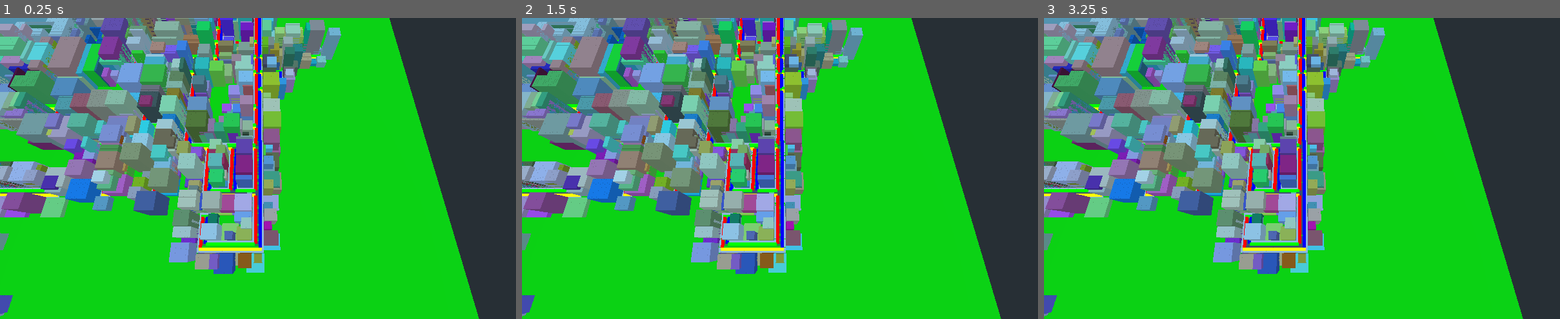
Above: before the commit, frames 1-3 (left to right).
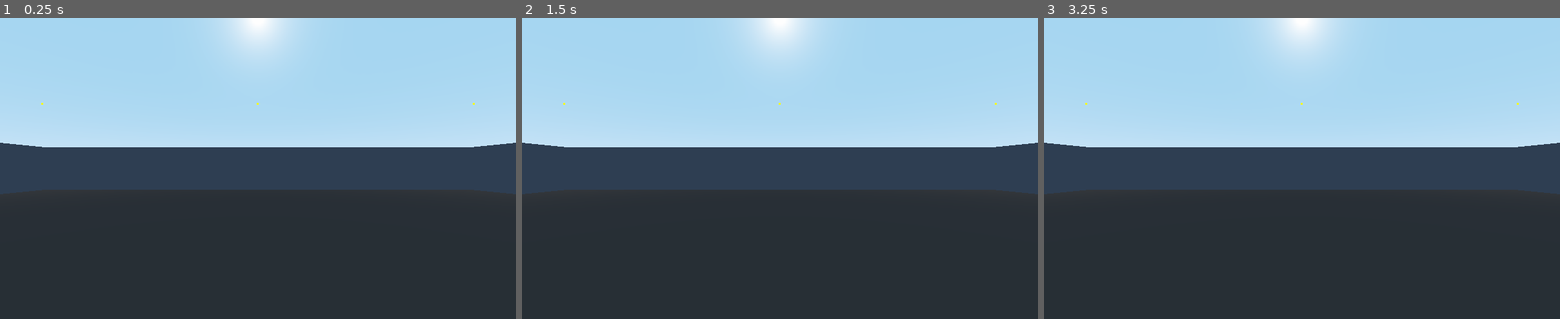
Above: after the commit, the same moments.

Repository: matty86uk/IWGameJam2021
Game: Godot game, scene res://Scenes/World.tscn
The game is run twice, just before and just after one commit, with the same random seed, the same clock (stepped at 60 frames per second) and the same inputs. The project has no main scene, so this scene is started directly.
Inputs:
- Up to frame 1 (0.25 s): no input
- Up to frame 2 (1.5 s): tap Enter at 0.5 s
- Up to frame 3 (3.25 s): tap Space at 2 s; tap Enter at 2.75 s

The runs differ from the first frame. In frame 1, 95% of the frame differs, in the area x 0-100%, y 0-100%; in frame 2, 95%; in frame 3, 95%.

Commit message:
Road navigation

Diff:
--- a/Scenes/World.gd
+++ b/Scenes/World.gd
@@ -27,7 +27,22 @@
 
 var pedestrian_astar = AStar2D.new()
 
+var camera_path_index = 0
+var camera_path = []
+
+var mi_object = MeshInstance.new()
+
+func _process(delta):
+	#$Camera.look_at_from_position(camera_path[camera_path_index] + Vector3(0, 50, 0), camera_path[camera_path_index], Vector3.UP)
+	$Root/MeshInstance.transform.origin = $Root/MeshInstance.transform.origin.move_toward(camera_path[camera_path_index], delta*3)
+	if $Root/MeshInstance.transform.origin.distance_to(camera_path[camera_path_index]) < 0.1:
+		camera_path_index+=1
+	pass
+
 func _ready():
+
+
+
 	#randomize()
 	rand_seed(12345)
 	var map_dictionary = {}
@@ -53,7 +68,7 @@
 		map_dictionary[p7.round()] = "ROAD"
 		map_dictionary[p8.round()] = "ROAD"
 		map_dictionary[p9.round()] = "ROAD"
-
+	print(str("Total Roads:", map_dictionary.size()))
 	var pavement_points = generate_pavement(map_dictionary)
 	for p in pavement_points:
 		map_dictionary[p.round()] = "PAVEMENT"
@@ -242,69 +257,100 @@
 	$Root.add_child(mmi_roads)
 	$Root.add_child(mmi_pavement)
 
-	var building_mesh = CubeMesh.new()
-	building_mesh.size = Vector3(1,4,1)
-
-	var building_mat = SpatialMaterial.new()
-	building_mat.vertex_color_use_as_albedo = true
-	building_mat.flags_unshaded = false
-
-	var mmi_buiding = MultiMeshInstance.new()
-	var mm_buiding = MultiMesh.new()
-	mm_buiding.mesh = building_mesh
-	mm_buiding.mesh.surface_set_material(0, building_mat)
-	mm_buiding.transform_format = MultiMesh.TRANSFORM_3D
-	mm_buiding.color_format = MultiMesh.COLOR_FLOAT
-	mm_buiding.instance_count = 500000
-	mm_buiding.visible_instance_count = 0
-	mmi_buiding.multimesh = mm_buiding
-
-	var building_instance_count = 0
-	for b in buildings:
-		var building_block_points = buildings.get(b)
-		var random_building_color = Color(randf(), randf(), randf())
-		var random_height =1 + randi() % 8
-		for building_block_point in building_block_points:
-			mm_buiding.set_instance_transform(building_instance_count, Transform(Basis(), building_block_point).scaled(Vector3(1, random_height, 1)))
-			mm_buiding.set_instance_color(building_instance_count, random_building_color)
-			building_instance_count += 1
-	mm_buiding.visible_instance_count = building_instance_count
-	$Root.add_child(mmi_buiding)
-
-	var road_side_dictionary = generate_astar_vehicle(map_dictionary)
-
-	var st = SurfaceTool.new()
-	st.begin(Mesh.PRIMITIVE_POINTS)
-
-	for side in road_side_dictionary.keys():
-		var prev_p = null
-		for p in road_side_dictionary.get(side):
-			if side == "LEFT":
-				st.add_color(Color.red)
-				st.add_vertex(p + Vector3(0,0.4,0))
-			elif side == "RIGHT":
-				st.add_color(Color.blue)
-				st.add_vertex(p + Vector3(0,0.4,0))
-			elif side == "FORWARD":
-				st.add_color(Color.green)
-				st.add_vertex(p + Vector3(0,0.4,0))
-			elif side == "BACK":
-				st.add_color(Color.yellow)
-				st.add_vertex(p + Vector3(0,0.4,0))
-
+#	var building_mesh = CubeMesh.new()
+#	building_mesh.size = Vector3(1,4,1)
+#
+#	var building_mat = SpatialMaterial.new()
+#	building_mat.vertex_color_use_as_albedo = true
+#	building_mat.flags_unshaded = false
+#
+#	var mmi_buiding = MultiMeshInstance.new()
+#	var mm_buiding = MultiMesh.new()
+#	mm_buiding.mesh = building_mesh
+#	mm_buiding.mesh.surface_set_material(0, building_mat)
+#	mm_buiding.transform_format = MultiMesh.TRANSFORM_3D
+#	mm_buiding.color_format = MultiMesh.COLOR_FLOAT
+#	mm_buiding.instance_count = 500000
+#	mm_buiding.visible_instance_count = 0
+#	mmi_buiding.multimesh = mm_buiding
+#
+#	var building_instance_count = 0
+#	for b in buildings:
+#		var building_block_points = buildings.get(b)
+#		var random_building_color = Color(randf(), randf(), randf())
+#		var random_height =1 + randi() % 3
+#		for building_block_point in building_block_points:
+#			mm_buiding.set_instance_transform(building_instance_count, Transform(Basis(), building_block_point).scaled(Vector3(1, random_height, 1)))
+#			mm_buiding.set_instance_color(building_instance_count, random_building_color)
+#			building_instance_count += 1
+#	mm_buiding.visible_instance_count = building_instance_count
+#	$Root.add_child(mmi_buiding)
+#
+	var vehicle_astar : AStar = generate_astar_vehicle(map_dictionary)
+	var point_list = vehicle_astar.get_points()
+	print("total astar points: ", point_list.size())
+
+	var st_points = SurfaceTool.new()
+	st_points.begin(Mesh.PRIMITIVE_POINTS)
+	st_points.add_color(Color.yellow)
+	for p in point_list:
+		st_points.add_vertex(vehicle_astar.get_point_position(p) + Vector3(0, 0.3, 0))
+
+	var start_point = point_list[randi() % point_list.size()]
+	var end_point = point_list[randi() % point_list.size()]
+	var path = vehicle_astar.get_point_path(1, end_point)
+
+	st_points.add_color(Color.green)
+	st_points.add_vertex(path[0] + Vector3(0, 0.5, 0))
+	st_points.add_color(Color.red)
+	st_points.add_vertex(path[path.size()-1] + Vector3(0, 0.5, 0))
+
+	var st_lines = SurfaceTool.new()
+	st_lines.begin(Mesh.PRIMITIVE_LINES)
+	st_lines.add_color(Color.green)
+	var prev_p = path[0]
+	camera_path = path
+	for p in path:
+		st_lines.add_vertex(p + Vector3(0, 0.3, 0))
+		st_lines.add_vertex(prev_p + Vector3(0, 0.3, 0))
+		prev_p = p
+
+#	for road in road_side_dictionary.keys():
+#		var road_directions = road_side_dictionary.get(road)
+#		var road_ = road + Vector3(0, 0.4, 0)
+#		if road_directions.empty():
+#			st_lines.add_color(Color.red)
+#			st_lines.add_vertex(road_)
+#			st_lines.add_vertex(road_ + Vector3.UP)
+#		for p in road_directions:
+#			st_lines.add_color(Color.black)
+#			st_lines.add_vertex(road_)
+#			st_lines.add_color(Color.lightblue)
+#			st_lines.add_vertex(road_ + (p * 1))
+#
 	var debug_mat = SpatialMaterial.new()
 	debug_mat.vertex_color_use_as_albedo = true
 	debug_mat.flags_use_point_size = true
-	debug_mat.params_point_size = 5
+	debug_mat.params_point_size = 3
 	debug_mat.flags_unshaded = true
-
-	var debug_mesh = st.commit()
+#
+	var debug_mesh = st_points.commit()
 	var debug_mi = MeshInstance.new()
 	debug_mi.material_override = debug_mat
 	debug_mi.mesh = debug_mesh
 
+	var debug_mesh_path = st_lines.commit()
+	var debug_mi_path = MeshInstance.new()
+	debug_mi_path.material_override = debug_mat
+	debug_mi_path.mesh = debug_mesh_path
+
 	$Root.add_child(debug_mi)
-
+	$Root.add_child(debug_mi_path)
+#
+#	mi_object.transform.origin = path[0]
+#	mi_object.mesh = CubeMap.new()
+#	mi_object.material_override = debug_mat
+#	$Root.add_child(mi_object)
 
 func generate_roads(start_position, iterations, rule, length):
 	var arrangement = rule.axiom
@@ -330,10 +376,6 @@
 					points.push_back(from)
 					points.push_back(to)
 					from = to
-#					to = from + Vector3(1, 0, 0).rotated(Vector3.UP, deg2rad(rot))
-#					points.push_back(from)
-#					points.push_back(to)
-#					from = to
 			"rotate_right":
 				if !chance_ignore():
 					rot += rule.angle
@@ -362,40 +404,157 @@
 
 func generate_astar_vehicle(map_dictionary):
 	var road_side_dictionary = {}
-	var left = []
-	var right = []
-	var forward = []
-	var back = []
-	var astar = AStar2D.new()
+	var astar = AStar.new()
 	for p in map_dictionary.keys():
 		var type = map_dictionary.get(p)
 		if type == "ROAD":
 #			find side of road
-			var side = find_road_direction(map_dictionary, p)
-			if side == "LEFT":
-				left.push_back(p)
-			elif side == "RIGHT":
-				right.push_back(p)
-			elif side == "FORWARD":
-				forward.push_back(p)
-			elif side == "BACK":
-				back.push_back(p)
-	road_side_dictionary["LEFT"] = left
-	road_side_dictionary["RIGHT"] = right
-	road_side_dictionary["FORWARD"] = forward
-	road_side_dictionary["BACK"] = back
-	return road_side_dictionary
+			var directions = find_road_direction(map_dictionary, p)
+
+			if !is_dictionary_empty(directions):
+				for point_direction in directions.keys():
+					if !road_side_dictionary.has(point_direction):
+						road_side_dictionary[point_direction] = []
+					road_side_dictionary[point_direction] += directions.get(point_direction)
+
+	print("road direction dictionary:", road_side_dictionary.size())
+	var id_list = {}
+	#create all points (that have directions)
+	for point in road_side_dictionary.keys():
+
+		var id = generate_or_get_id_for_point(point, id_list)
+		astar.add_point(id, point)
+	#create connections
+	for point in road_side_dictionary.keys():
+		var id = generate_or_get_id_for_point(point, id_list)
+		for direction in road_side_dictionary.get(point):
+			var target_id = generate_or_get_id_for_point(point + direction, id_list)
+			astar.connect_points(id, target_id, false)
+	print("total id's in id_list:", id_list.size())
+	return astar
+
+func generate_or_get_id_for_point(point, id_list):
+	if !id_list.has(point):
+		id_list[point] = id_list.size() + 1
+	return id_list[point]
+
+func is_dictionary_empty(dictionary):
+	var size = 0
+	for key in dictionary.keys():
+		var array = dictionary.get(key)
+		size += array.size()
+	return size == 0
 
 func find_road_direction(map_dictionary, p):
-	if map_dictionary.get(p + Vector3.LEFT)	== "PAVEMENT":
-		return "FORWARD"
-	elif map_dictionary.get(p + Vector3.RIGHT)	== "PAVEMENT":
-		return "BACK"
-	elif map_dictionary.get(p + Vector3.FORWARD) == "PAVEMENT":
-		return "RIGHT"
-	elif map_dictionary.get(p + Vector3.BACK) == "PAVEMENT":
-		return "LEFT"
-	return ""
+	var directions = {}
+	directions[p] = []
+
+	var left = map_dictionary.get(p + Vector3.LEFT)
+	var right = map_dictionary.get(p + Vector3.RIGHT)
+	var forward = map_dictionary.get(p + Vector3.FORWARD)
+	var back = map_dictionary.get(p + Vector3.BACK)
+
+	var left_back = map_dictionary.get(p + Vector3.LEFT + Vector3.BACK)
+	var right_back = map_dictionary.get(p + Vector3.RIGHT + Vector3.BACK)
+	var right_forward = map_dictionary.get(p + Vector3.RIGHT + Vector3.FORWARD)
+	var left_forward = map_dictionary.get(p + Vector3.LEFT + Vector3.FORWARD)
+
+	var left_left =  map_dictionary.get(p + Vector3.LEFT + Vector3.LEFT)
+	var right_right =  map_dictionary.get(p + Vector3.RIGHT + Vector3.RIGHT)
+	var forward_forward =  map_dictionary.get(p + Vector3.FORWARD + Vector3.FORWARD)
+	var back_back =  map_dictionary.get(p + Vector3.BACK + Vector3.BACK)
+	var left_left_forward_forward =  map_dictionary.get(p + Vector3.LEFT + Vector3.LEFT + Vector3.FORWARD + Vector3.FORWARD)
+	var right_right_forward_forward =  map_dictionary.get(p + Vector3.RIGHT + Vector3.RIGHT + Vector3.FORWARD + Vector3.FORWARD)
+	var left_left_back_back =  map_dictionary.get(p + Vector3.LEFT + Vector3.LEFT + Vector3.BACK + Vector3.BACK)
+	var right_right_back_back =  map_dictionary.get(p + Vector3.RIGHT + Vector3.RIGHT + Vector3.BACK + Vector3.BACK)
+
+	var forward_forward_left = map_dictionary.get(p + Vector3.FORWARD + Vector3.FORWARD + Vector3.LEFT)
+	var back_back_left = map_dictionary.get(p + Vector3.BACK + Vector3.BACK + Vector3.LEFT)
+	var left_left_forward = map_dictionary.get(p + Vector3.LEFT + Vector3.LEFT + Vector3.FORWARD)
+
+	if left	== "PAVEMENT" and forward == "ROAD":
+		directions.get(p).push_back(Vector3.FORWARD)
+	elif right	== "PAVEMENT" and back == "ROAD":
+		directions.get(p).push_back(Vector3.BACK)
+	elif forward == "PAVEMENT" and right == "ROAD":
+		directions.get(p).push_back(Vector3.RIGHT)
+	elif back == "PAVEMENT" and left == "ROAD":
+		directions.get(p).push_back(Vector3.LEFT)
+
+	## Directions relative to camera with no y-rotation. Forward - Back on Z-Axis. Left - Right on X-Axis
+
+		## Forward -> Left
+	if left == "ROAD" and back == "ROAD" and left_back == "PAVEMENT":
+		directions.get(p).push_back(Vector3.LEFT)
+		## Back -> Right
+	elif right == "ROAD" and forward == "ROAD" and right_forward == "PAVEMENT":
+		directions.get(p).push_back(Vector3.RIGHT)
+		## Right -> Forward
+	elif forward == "ROAD" and left == "ROAD" and left_forward == "PAVEMENT":
+		directions.get(p).push_back(Vector3.FORWARD)
+		## Left -> Back
+	elif back == "ROAD" and right == "ROAD" and right_back == "PAVEMENT":
+		directions.get(p).push_back(Vector3.BACK)
+
+	## centre of cross road
+	if left_left == "ROAD" and right_right == "ROAD" and forward_forward == "ROAD" and back_back == "ROAD" \
+	and left_left_forward_forward == "PAVEMENT" and right_right_forward_forward == "PAVEMENT" \
+	and left_left_back_back == "PAVEMENT" and right_right_back_back == "PAVEMENT":
+		directions[p + Vector3.BACK + Vector3.LEFT] = create_array_with_direction(Vector3.FORWARD)
+		directions[p + Vector3.LEFT] = create_array_with_direction(Vector3.FORWARD)
+		directions[p + Vector3.LEFT] += create_array_with_direction(Vector3.FORWARD + Vector3.RIGHT)
+		directions[p + Vector3.FORWARD] = create_array_with_direction(Vector3.RIGHT)
+
+		directions[p + Vector3.FORWARD + Vector3.RIGHT] = create_array_with_direction(Vector3.BACK)
+		directions[p + Vector3.RIGHT] = create_array_with_direction(Vector3.BACK)
+		directions[p + Vector3.RIGHT] += create_array_with_direction(Vector3.BACK + Vector3.LEFT)
+		directions[p + Vector3.BACK] = create_array_with_direction(Vector3.LEFT)
+
+		directions[p + Vector3.FORWARD + Vector3.LEFT] = create_array_with_direction(Vector3.RIGHT)
+		directions[p + Vector3.FORWARD] += create_array_with_direction(Vector3.BACK + Vector3.RIGHT)
+
+		directions[p + Vector3.BACK + Vector3.RIGHT] = create_array_with_direction(Vector3.LEFT)
+		directions[p + Vector3.BACK] += create_array_with_direction(Vector3.FORWARD + Vector3.LEFT)
+
+	## t-junction pointing Forward
+	if left_left == "ROAD" and right_right == "ROAD" and forward_forward == "PAVEMENT" and back_back == "ROAD" \
+	 and left_left_back_back == "PAVEMENT" and right_right_back_back == "PAVEMENT":
+		directions[p + Vector3.BACK + Vector3.LEFT] = create_array_with_direction(Vector3.FORWARD)
+		directions[p + Vector3.LEFT] = create_array_with_direction(Vector3.FORWARD + Vector3.RIGHT)
+		directions[p + Vector3.BACK + Vector3.RIGHT] = create_array_with_direction(Vector3.LEFT)
+		directions[p + Vector3.BACK] = create_array_with_direction(Vector3.LEFT)
+
+	## t-junction pointing back
+	if left_left == "ROAD" and right_right == "ROAD" and back_back == "PAVEMENT" and forward_forward == "ROAD" \
+	 and left_left_forward_forward == "PAVEMENT" and right_right_forward_forward == "PAVEMENT":
+		directions[p + Vector3.FORWARD + Vector3.RIGHT] = create_array_with_direction(Vector3.BACK)
+		directions[p + Vector3.RIGHT] = create_array_with_direction(Vector3.BACK + Vector3.LEFT)
+		directions[p + Vector3.FORWARD + Vector3.LEFT] = create_array_with_direction(Vector3.RIGHT)
+		directions[p + Vector3.FORWARD] = create_array_with_direction(Vector3.RIGHT)
+
+# t-junction pointing left
+	if back_back == "ROAD" and right_right == "ROAD" and left_left == "PAVEMENT" and forward_forward == "ROAD" \
+	 and right_right_forward_forward == "PAVEMENT" and right_right_back_back == "PAVEMENT":
+		directions[p + Vector3.BACK + Vector3.RIGHT] = create_array_with_direction(Vector3.LEFT)
+		directions[p + Vector3.BACK] = create_array_with_direction(Vector3.FORWARD + Vector3.LEFT)
+		directions[p + Vector3.FORWARD + Vector3.RIGHT] = create_array_with_direction(Vector3.BACK)
+		directions[p + Vector3.RIGHT] = create_array_with_direction(Vector3.BACK)
+
+# t-junction pointing right
+	if back_back == "ROAD" and left_left == "ROAD" and right_right == "PAVEMENT" and forward_forward == "ROAD" \
+	 and left_left_forward_forward == "PAVEMENT" and left_left_back_back == "PAVEMENT":
+		directions[p + Vector3.FORWARD + Vector3.LEFT] = create_array_with_direction(Vector3.RIGHT)
+		directions[p + Vector3.FORWARD] = create_array_with_direction(Vector3.BACK + Vector3.RIGHT)
+		directions[p + Vector3.BACK + Vector3.LEFT] = create_array_with_direction(Vector3.FORWARD)
+		directions[p + Vector3.LEFT] = create_array_with_direction(Vector3.FORWARD)
+
+	return directions
+
+func create_array_with_direction(direction):
+	var array = []
+	array.push_back(direction)
+	return array
+
 func generate_pavement(road_dictionary):
 	var pavement_points = []
 	for p in road_dictionary.keys():
--- a/Scenes/World.tscn
+++ b/Scenes/World.tscn
@@ -1,14 +1,19 @@
-[gd_scene load_steps=3 format=2]
+[gd_scene load_steps=5 format=2]
 
 [ext_resource path="res://Scenes/World.gd" type="Script" id=1]
 [ext_resource path="res://Scenes/Root.gd" type="Script" id=2]
 
+[sub_resource type="CubeMesh" id=1]
+
+[sub_resource type="SpatialMaterial" id=2]
+vertex_color_use_as_albedo = true
+albedo_color = Color( 0, 0.227451, 1, 1 )
+
 [node name="World" type="Spatial"]
-transform = Transform( 1, 0, 0, 0, 1, 0, 0, 0, 1, -104.383, 5.33765, 1752.08 )
+transform = Transform( 1, 0, 0, 0, 1, 0, 0, 0, 1, -107.734, 5.33765, 1754.8 )
 script = ExtResource( 1 )
 
 [node name="Camera" type="Camera" parent="."]
-transform = Transform( -1.62921e-07, -0.939693, 0.34202, 0, 0.34202, 0.939693, -1, 1.53096e-07, -5.57222e-08, 0, 100, 0 )
 near = 0.01
 far = 8192.0
 
@@ -19,3 +24,8 @@
 transform = Transform( 0.766044, -0.642788, -1.04723e-07, 0, -1.62921e-07, 1, -0.642788, -0.766044, -1.24804e-07, 0, 0, 0 )
 shadow_enabled = true
 spot_range = 4096.0
+
+[node name="MeshInstance" type="MeshInstance" parent="Root"]
+transform = Transform( 0.5, 0, 0, 0, 0.5, 0, 0, 0, 0.5, 0, 0, 0 )
+mesh = SubResource( 1 )
+material/0 = SubResource( 2 )
